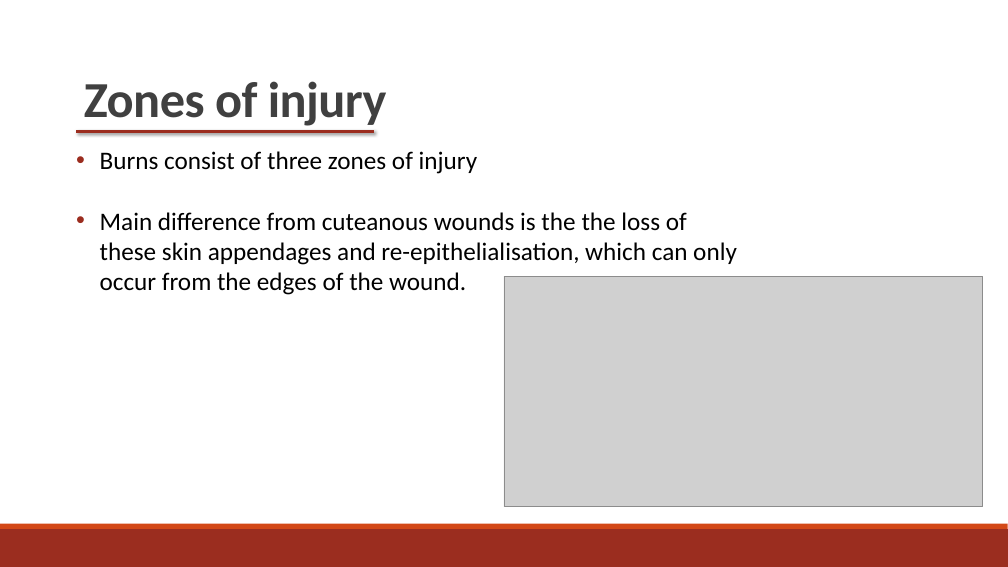
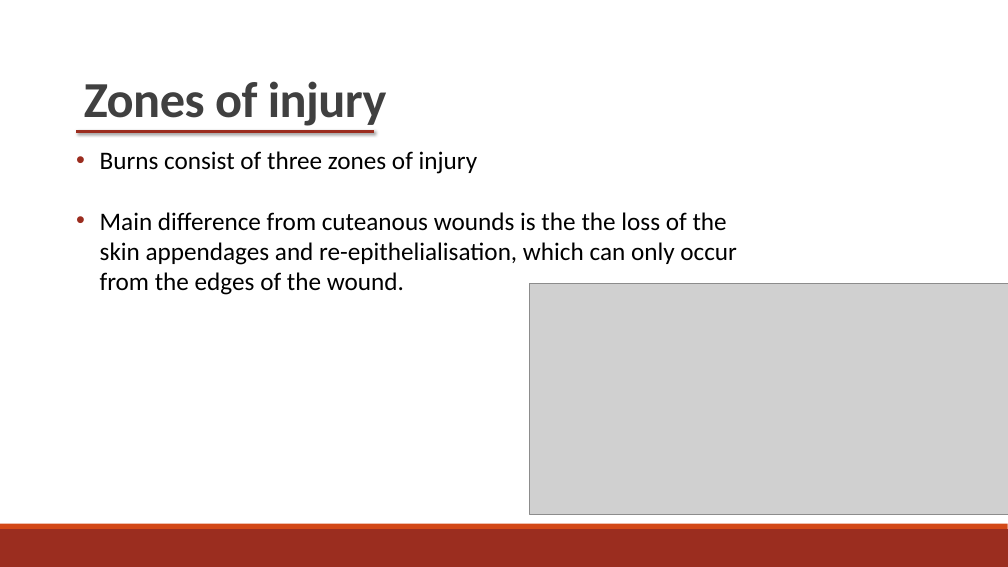
Before and after one commit to BenDickens/Brandwonden-Project-IAS, a slide deck: slide 4 of Notes and Primers/research proposal ppt.pptx. Drawn at 1008x567 pixels with LibreOffice and Linux fonts; fonts in the diff are those of the drawing; grey boxes stand for pictures. Boxes give left, top, right and bottom in pixels: in the first picture for what was removed or moved away, otherwise in the second. Text is boxed around its words. In the diff, an @@ line names an element or a change of style, - is before the commit and + after.

```diff
--- a/Notes and Primers/research proposal ppt.pptx
+++ b/Notes and Primers/research proposal ppt.pptx
@@ text at [100,212,737,295]: text changed @@
-• Main difference from cuteanous wounds is the the loss of these skin appendages and re-epithelialisation, which can only occur from the edges of the wound.
+• Main difference from cuteanous wounds is the the loss of the skin appendages and re-epithelialisation, which can only occur from the edges of the wound.
@@ picture: place and size @@
-picture at [504,276,983,507]
+picture at [529,284,1008,514]
```
Also in this commit, not shown: 4 other slides changed, 4 slides added, 2 slides removed, 1 other file.
